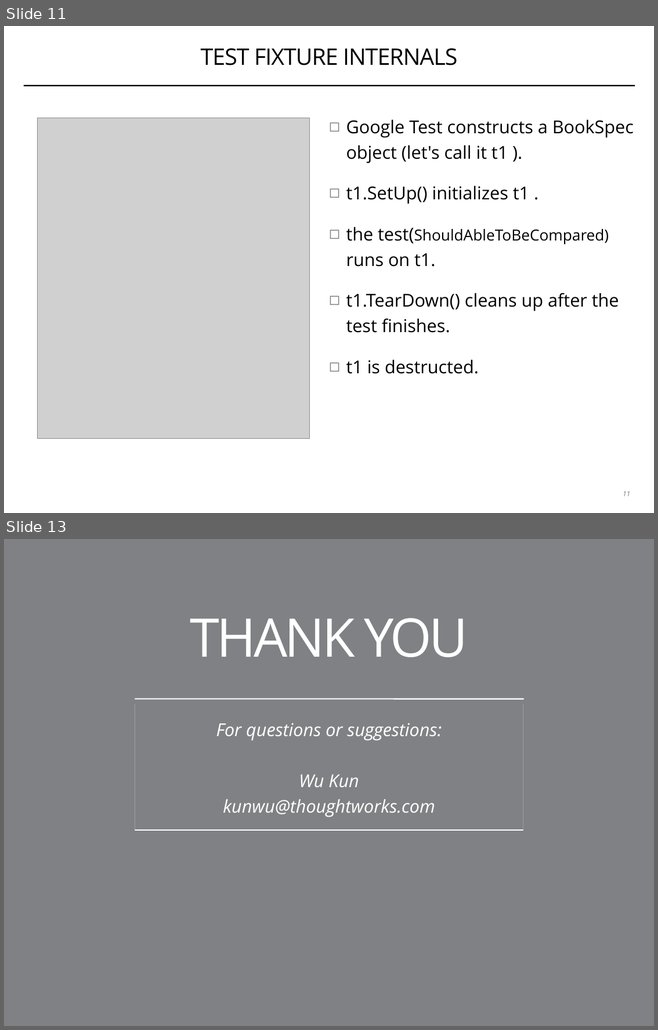
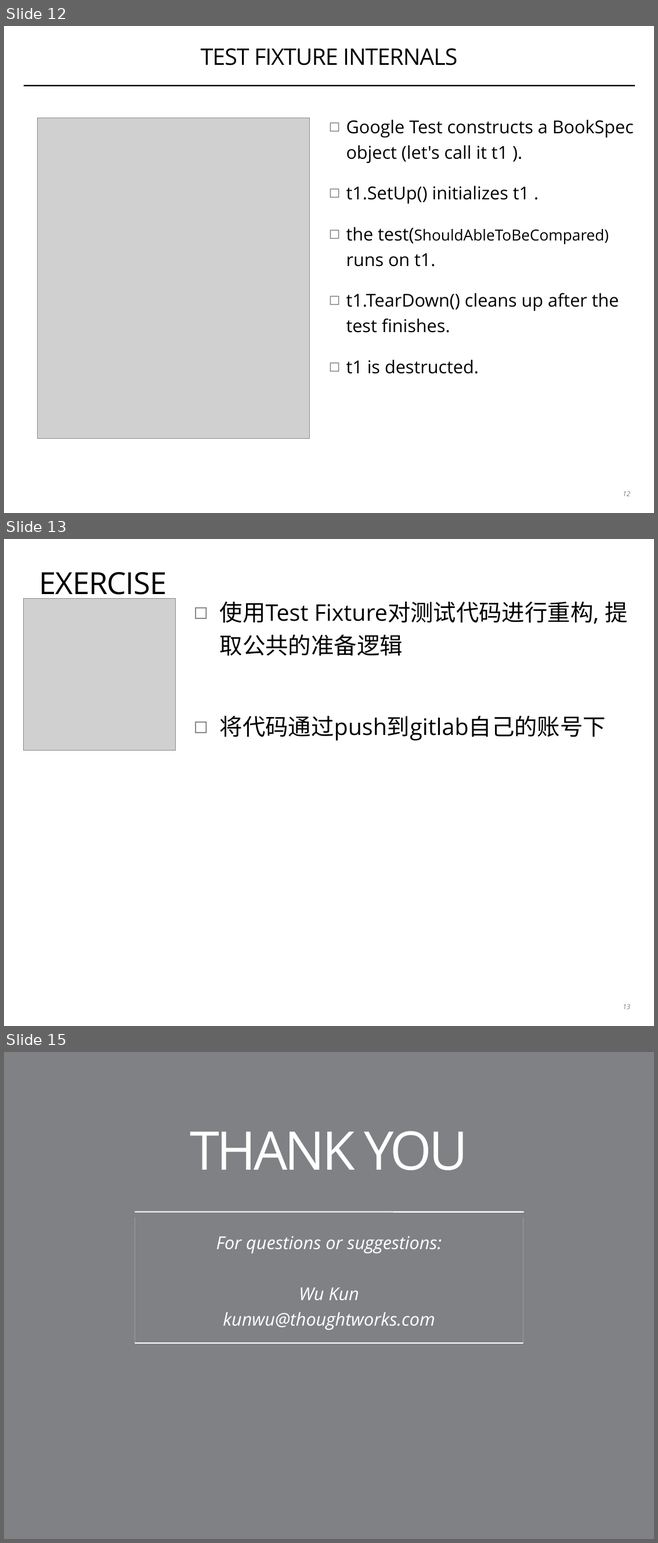
Before and after one commit to coney/cpp-unit-testing, a slide deck: .slides/01-introduction-to-gtest.pptx. Shown one above the other, each under a label of ours: slides 11 and 13 before the commit, slides 12, 13 and 15 after it; the slides between them are not shown. The pictures are 658x1030 and 658x1543 pixels, drawn with LibreOffice and Linux fonts; fonts in the diff are those of the drawing; grey boxes stand for pictures; background and template pictures are left out. Boxes give left, top, right and bottom in pixels: in the first picture for what was removed or moved away, otherwise in the second. Text is boxed around its words. In the diff, an @@ line names an element or a change of style, - is before the commit and + after.

```diff
--- a/.slides/01-introduction-to-gtest.pptx
+++ b/.slides/01-introduction-to-gtest.pptx
@@ slide 13 added at (x1=4, y1=539, x2=654, y2=1026), background #FFFFFF @@
@@ title added at (x1=39, y1=572, x2=167, y2=602), 48 pt, text #000000 @@
+EXERCISE
@@ picture added at (x1=23, y1=598, x2=175, y2=750) @@
@@ text added at (x1=220, y1=602, x2=627, y2=741), 36 pt, text #000000 @@
+◻ 使用Test Fixture对测试代码进行重构, 提取公共的准备逻辑
+◻ 将代码通过push到gitlab自己的账号下
@@ page number added at (x1=622, y1=1004, x2=630, y2=1009), 11 pt, text #808184, italic @@
+13
@@ what was slide 11 is now slide 12 @@
@@ page number at (x1=622, y1=491, x2=630, y2=496): text changed @@
-11
+12
@@ what was slide 13 is now slide 15 @@
```
Also in this commit, not shown: 1 slide changed, 3 other slides added, 2 slides removed.
